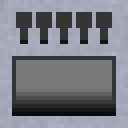
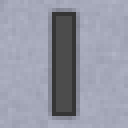
Comparing the layer stacks of the two 128x128 images. Changes:
added layer "Layer 3" above "controller" over (x1=48, y1=8, x2=80, y2=120)
hid "controller" over (x1=12, y1=12, x2=116, y2=116)
